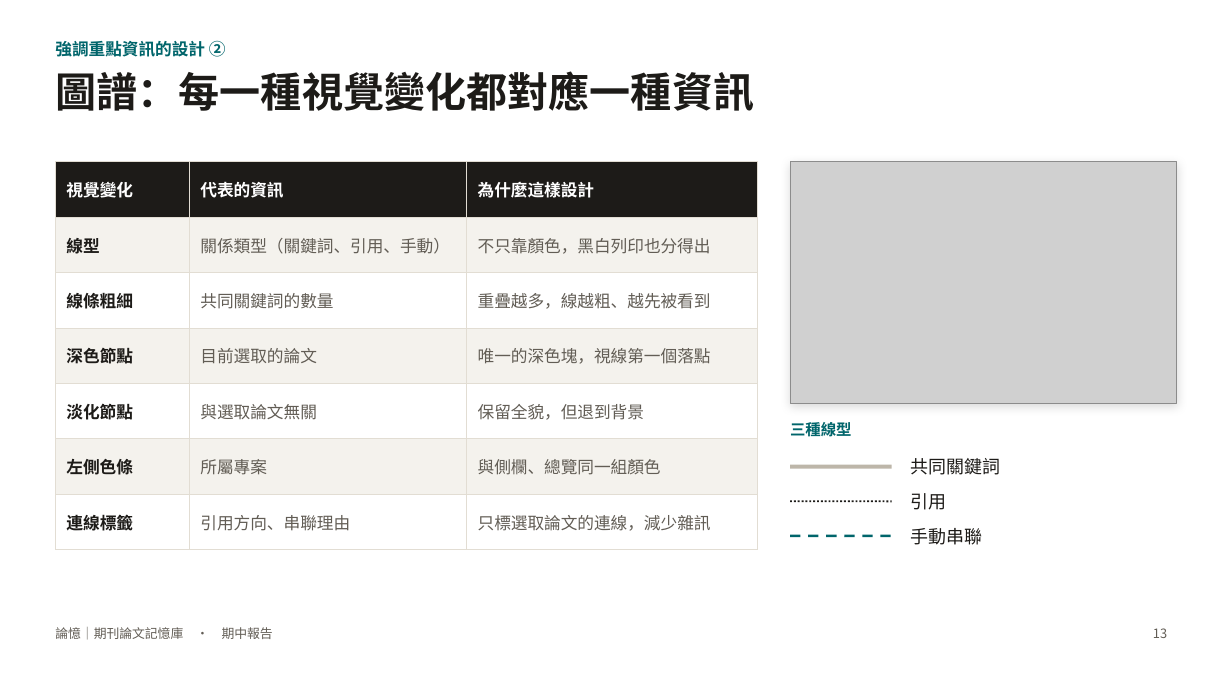
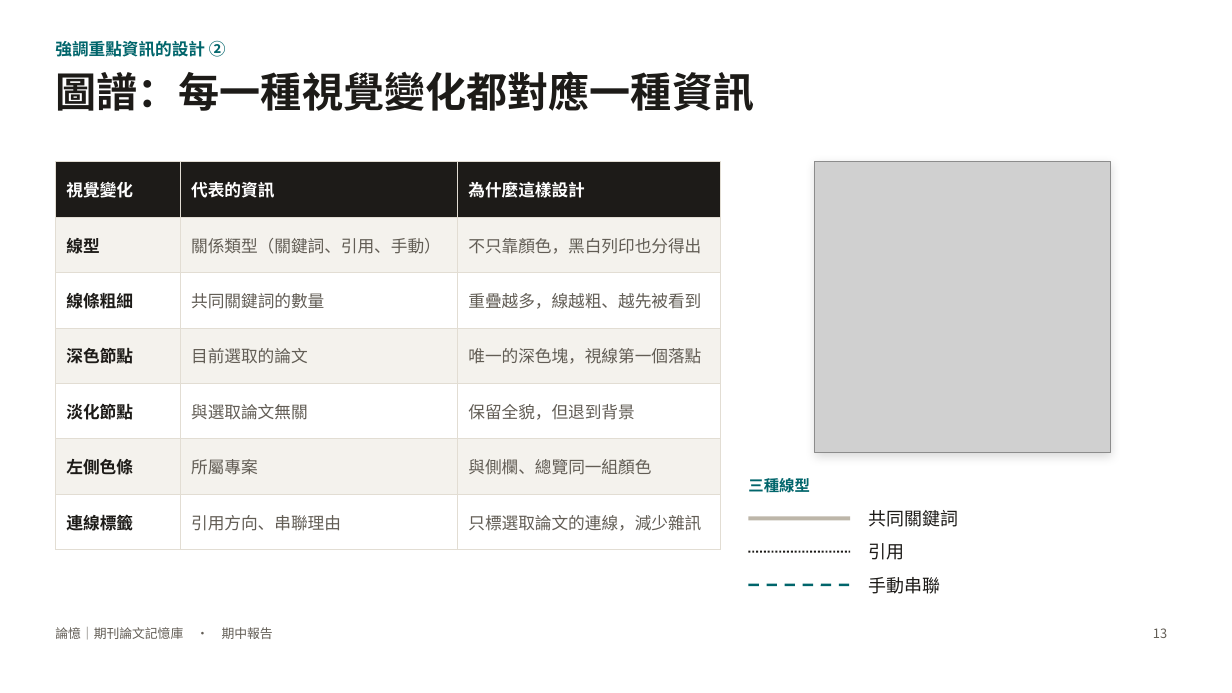
Before and after one commit to charleslin2003-prog/Journal-Article-Memory-Tool, a slide deck: slide 13 of docs/期中報告_論憶.pptx. Drawn at 1232x693 pixels with LibreOffice and Linux fonts; fonts in the diff are those of the drawing; grey boxes stand for pictures. Boxes give left, top, right and bottom in pixels: in the first picture for what was removed or moved away, otherwise in the second. Text is boxed around its words. In the diff, an @@ line names an element or a change of style, - is before the commit and + after.

```diff
--- a/docs/期中報告_論憶.pptx
+++ b/docs/期中報告_論憶.pptx
@@ table: place and size @@
-table at box(55, 162, 758, 538)
+table at box(55, 162, 721, 538)
@@ rectangle: place and size @@
-rectangle at box(790, 162, 1177, 403)
+rectangle at box(815, 162, 1111, 453)
@@ picture: place and size @@
-picture at box(790, 162, 1177, 403)
+picture at box(815, 162, 1111, 453)
@@ text "三種線型": place and size @@
-text "三種線型" at box(790, 422, 852, 437)
+text "三種線型" at box(748, 478, 810, 493)
@@ text "共同關鍵詞": place and size @@
-text "共同關鍵詞" at box(910, 458, 1000, 475)
+text "共同關鍵詞" at box(869, 510, 959, 527)
@@ 3 lines: place and size @@
-3 lines at box(790, 467, 892, 536)
+3 lines at box(749, 518, 850, 585)
@@ text "引用": place and size @@
-text "引用" at box(910, 493, 946, 510)
+text "引用" at box(869, 543, 905, 560)
@@ text "手動串聯": place and size @@
-text "手動串聯" at box(910, 528, 982, 545)
+text "手動串聯" at box(869, 577, 941, 594)
```
Also in this commit, not shown: 13 other slides changed, 1 slide added, 1 slide removed, 17 other files.
